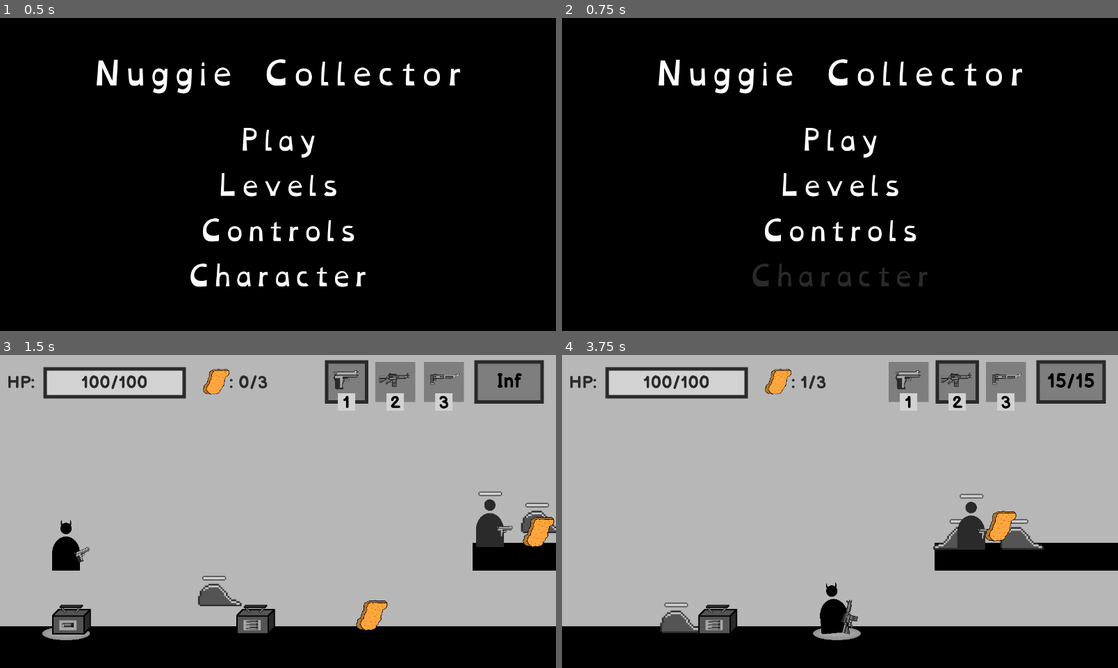
Above: before the commit, frames 1-4 (two rows, left to right).
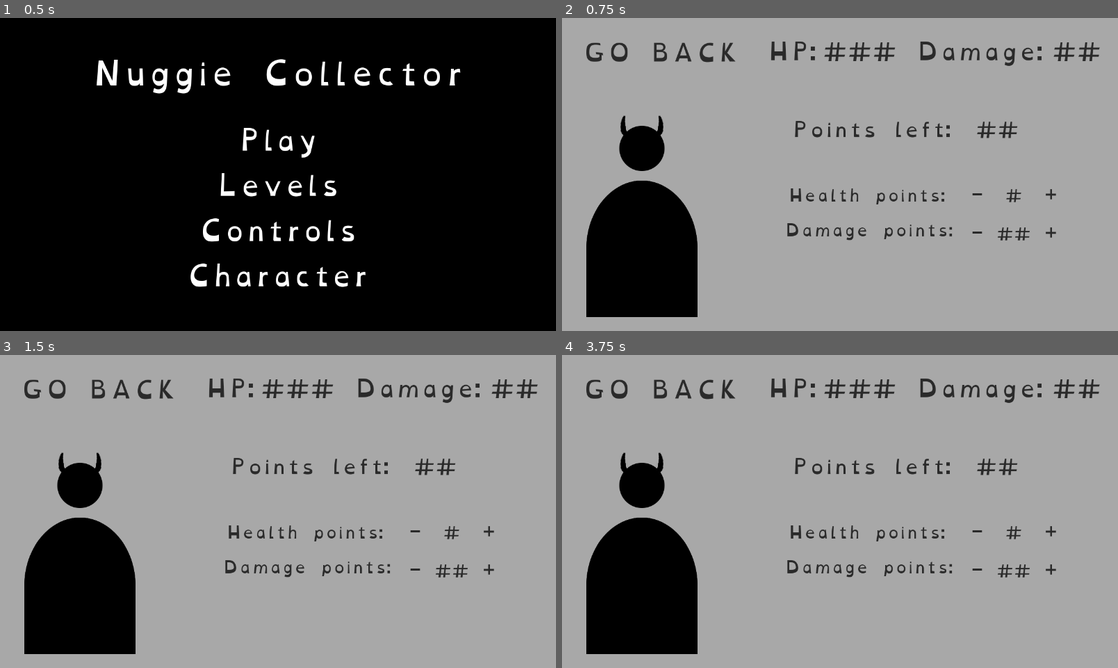
Above: after the commit, the same moments.

Repository: BesterCoder/nuggie-collector
Game: Godot game, scene res://menus/main/MainMenu.tscn
Same seed, same stepped clock (60 frames per second), same inputs: the game is played once before the commit and once after it.
Inputs (mouse positions are in pixels of both pictures, inside the frame that each line leads up to):
- Up to frame 1 (0.5 s): no input
- Up to frame 2 (0.75 s): click "Character" at 0.5 s
- Up to frame 3 (1.5 s): click (278, 477) at 1.25 s, where only the run before the commit has a clickable "Play"
- Up to frame 4 (3.75 s): move the mouse to (962, 495) at 2.02 s; press the mouse at (962, 495) at 2.03 s; hold D (move_right) 2.03-3.53 s; tap W (jump) at 2.27, 3.02 s; move the mouse to (728, 527) at 2.77 s; release the mouse at (728, 527) at 2.78 s; tap 1 (select_pistol) at 2.85 s; move the mouse to (895, 442) at 3.52 s; hold A (move_left) from 3.53 s (still down); tap 2 (select_rifle) at 3.6 s

Frame 1 is identical in both runs. In frame 2, 91% of the frame differs, in the area x 0-100%, y 0-100%; in frame 3, 32%; in frame 4, 33%.

Commit message:
Connect character menu to main menu

Diff:
--- a/menus/main/MainMenu.gd
+++ b/menus/main/MainMenu.gd
@@ -3,3 +3,7 @@
 
 func _on_play_pressed():
 	SceneLoader.load_scene("res://levels/level_001.tscn")
+
+
+func _on_character_pressed():
+	SceneLoader.load_scene("res://menus/character/CharacterMenu.tscn")
--- a/menus/main/MainMenu.tscn
+++ b/menus/main/MainMenu.tscn
@@ -106,3 +106,4 @@
 "_edit_use_anchors_": false
 }
 [connection signal="pressed" from="Play" to="." method="_on_play_pressed"]
+[connection signal="pressed" from="Character" to="." method="_on_character_pressed"]
